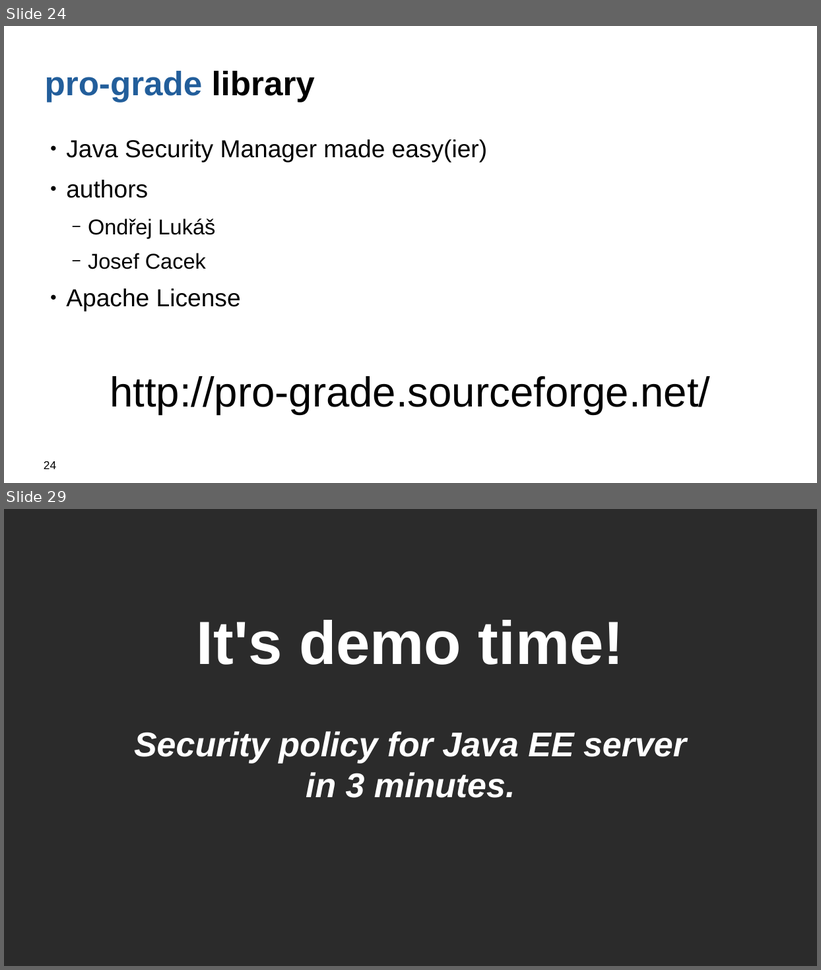
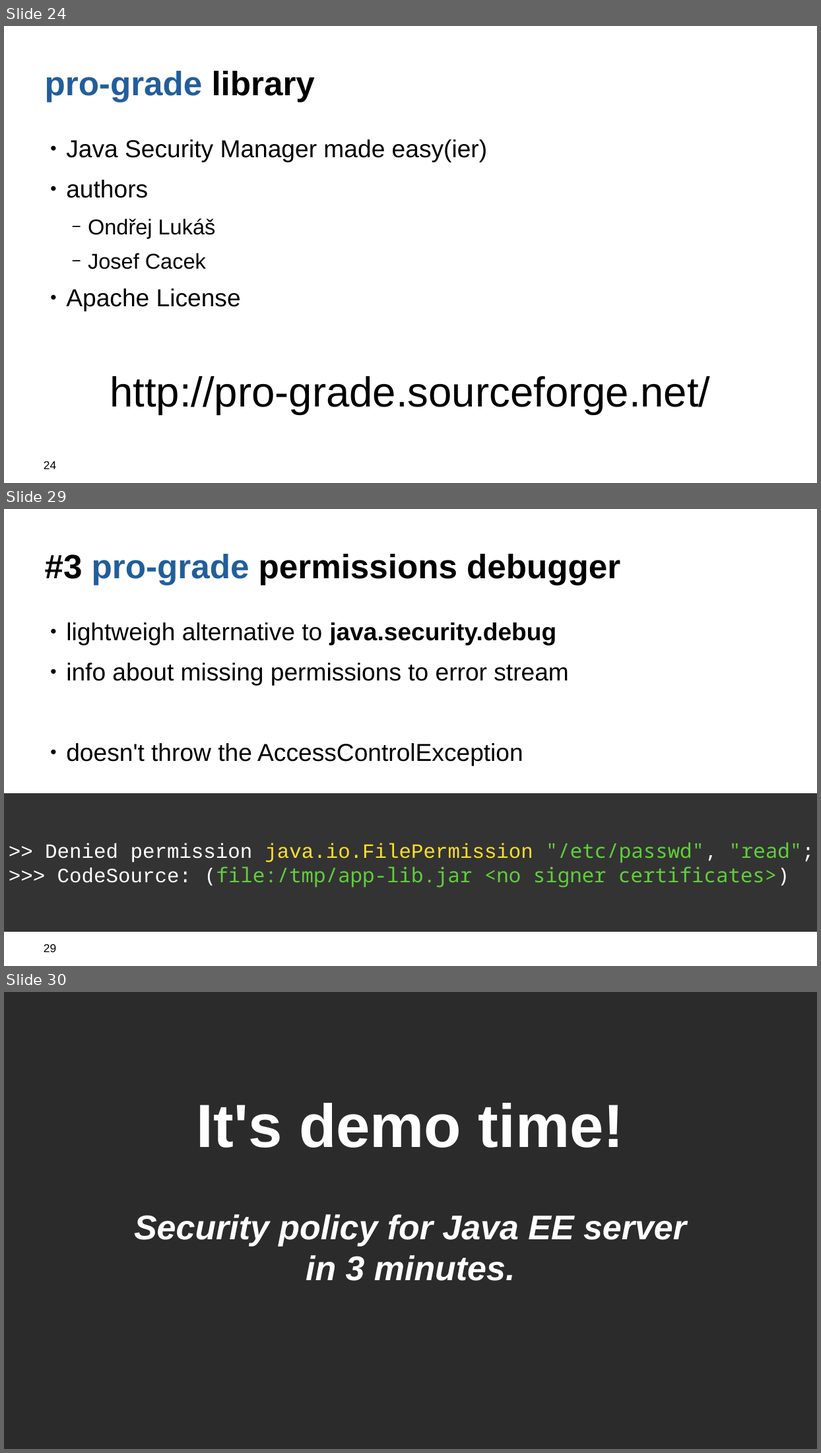
Before and after one commit to kwart/presentations, a slide deck: sec-man-reloaded.odp. Shown one above the other, each under a label of ours: slides 24 and 29 before the commit, slides 24, 29 and 30 after it; the slides between them are not shown. The pictures are 821x970 and 821x1453 pixels, drawn with LibreOffice and Linux fonts; fonts in the diff are those of the drawing; background and template pictures are left out; a plain dark background stands for a picture behind light text. Boxes give left, top, right and bottom in pixels: in the first picture for what was removed or moved away, otherwise in the second. Text is boxed around its words. In the diff, an @@ line names an element or a change of style, - is before the commit and + after.

```diff
--- a/sec-man-reloaded.odp
+++ b/sec-man-reloaded.odp
@@ slide 29 added at (4, 509, 817, 966), background #FFFFFF @@
@@ title added at (45, 554, 620, 586), 53.2 pt, text #000000, bold @@
+#3 pro-grade permissions debugger
@@ text added at (66, 623, 569, 766), 38.6 pt, text #000000 @@
+● lightweigh alternative to java.security.debug
+● info about missing permissions to error stream
+● doesn't throw the AccessControlException
@@ rectangle added at (4, 793, 817, 932), fill #333333, 32 pt, text #61CE3C @@
+>> Denied permission java.io.FilePermission "/etc/passwd", "read";
+>>> CodeSource: (file:/tmp/app-lib.jar <no signer certificates>)
@@ page number added at (44, 945, 56, 953), 18 pt, text #000000 @@
+29
@@ what was slide 29 is now slide 30 @@
```
Also in this commit, not shown: 4 slides changed.
